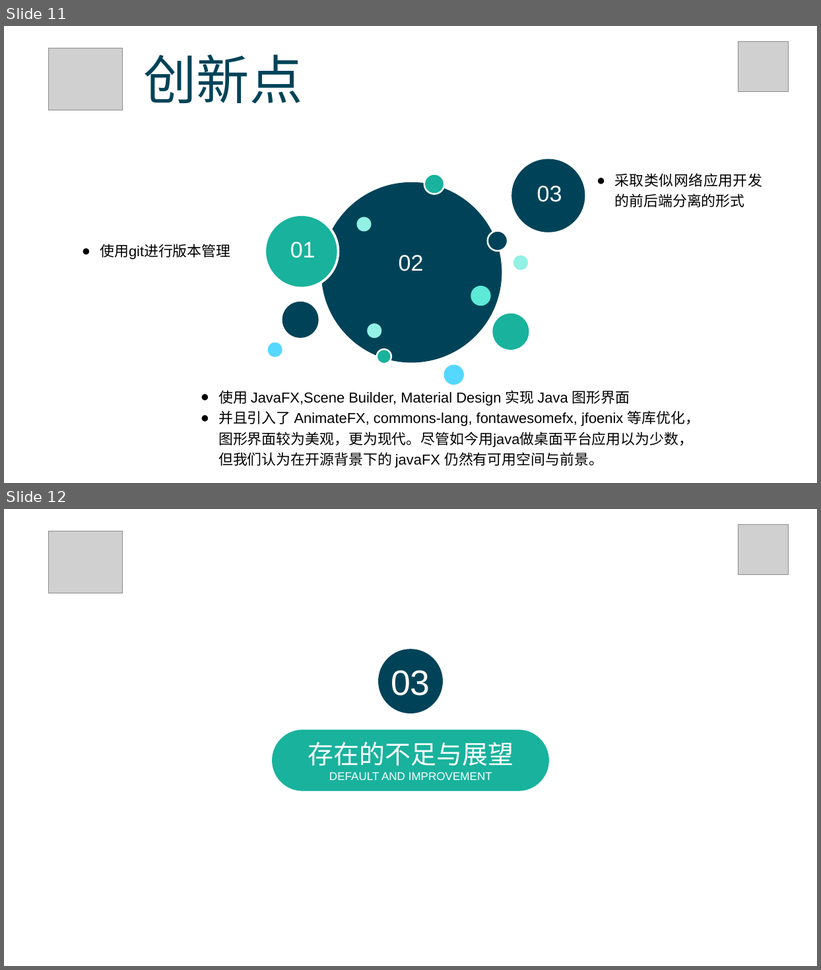
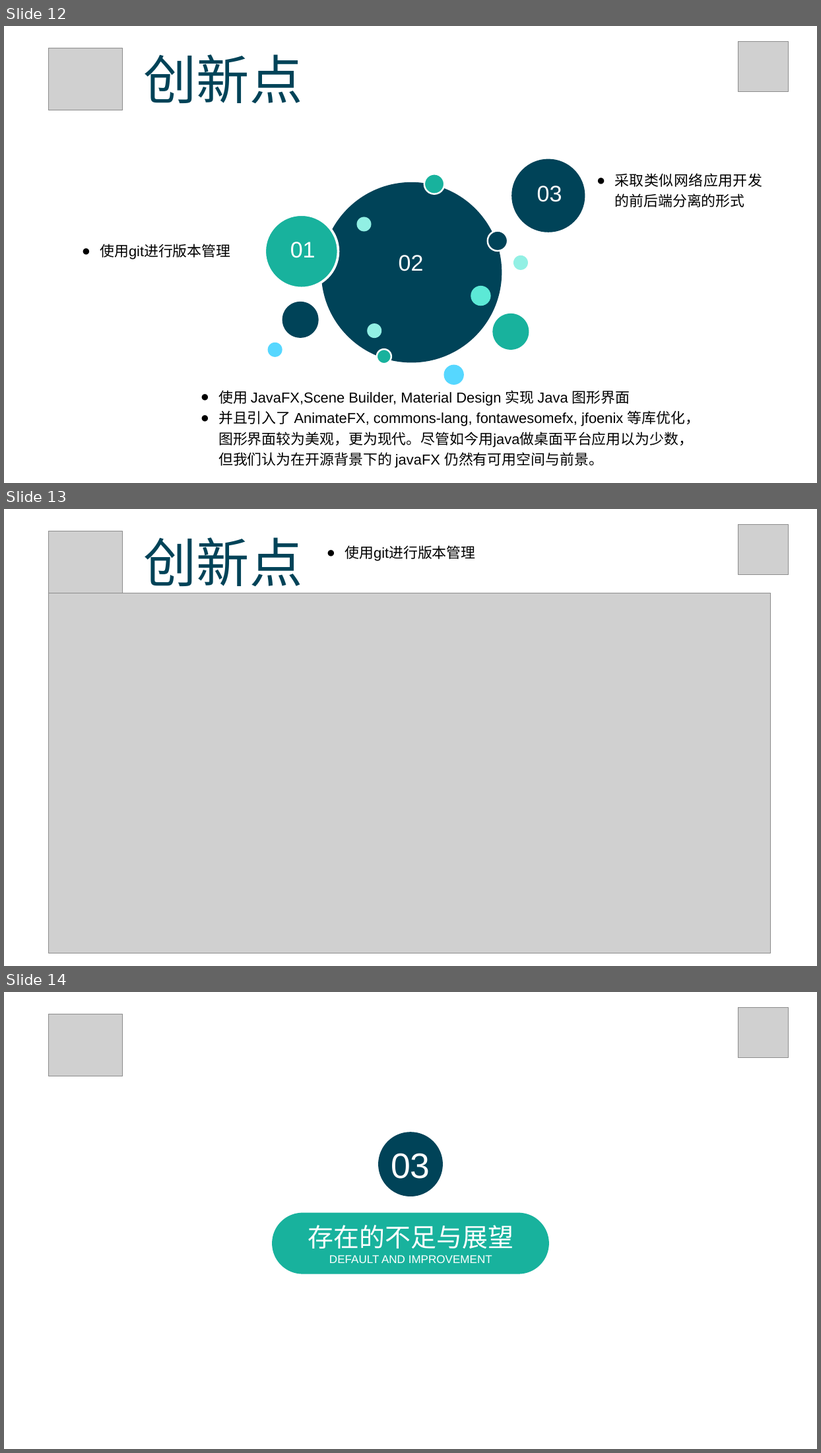
Before and after one commit to Ad-Bean/ChatChatTalk, a slide deck: javaPPT.pptx. Shown one above the other, each under a label of ours: slides 11 and 12 before the commit, slides 12, 13 and 14 after it. The pictures are 821x970 and 821x1453 pixels, drawn with LibreOffice and Linux fonts; fonts in the diff are those of the drawing; grey boxes stand for pictures. Boxes give left, top, right and bottom in pixels: in the first picture for what was removed or moved away, otherwise in the second. Text is boxed around its words. In the diff, an @@ line names an element or a change of style, - is before the commit and + after.

```diff
--- a/javaPPT.pptx
+++ b/javaPPT.pptx
@@ slide 13 added at [4, 509, 817, 966], background #FFFFFF @@
@@ picture added at [739, 525, 789, 575] @@
@@ picture added at [48, 531, 123, 593] @@
@@ text added at [144, 537, 303, 595], 66 pt, text #004358 @@
+创新点
@@ text added at [345, 545, 475, 561], 18 pt, text #000000 @@
+● 使用git进行版本管理
@@ picture added at [48, 593, 772, 953] @@
@@ what was slide 11 is now slide 12 @@
@@ what was slide 12 is now slide 14 @@
```
Also in this commit, not shown: 2 slides changed, 2 other slides added, 1 slide removed, 1 other file.
